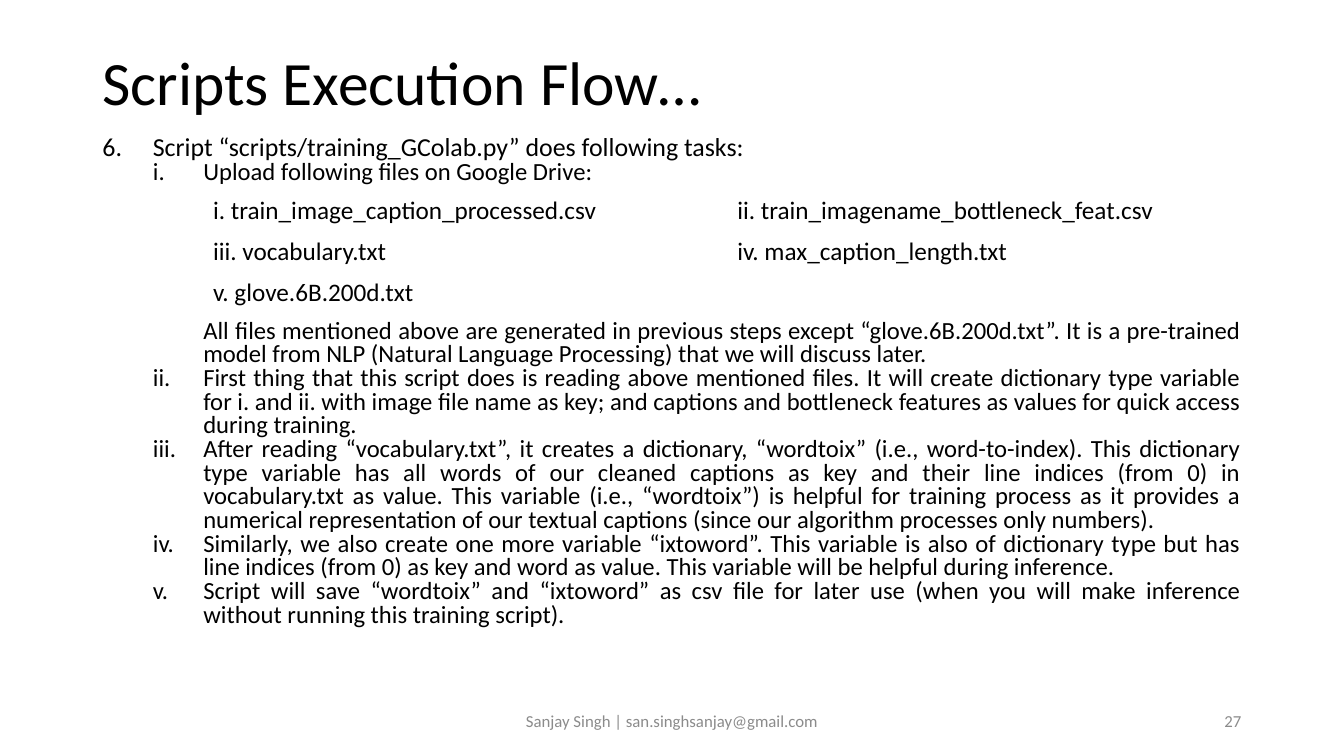
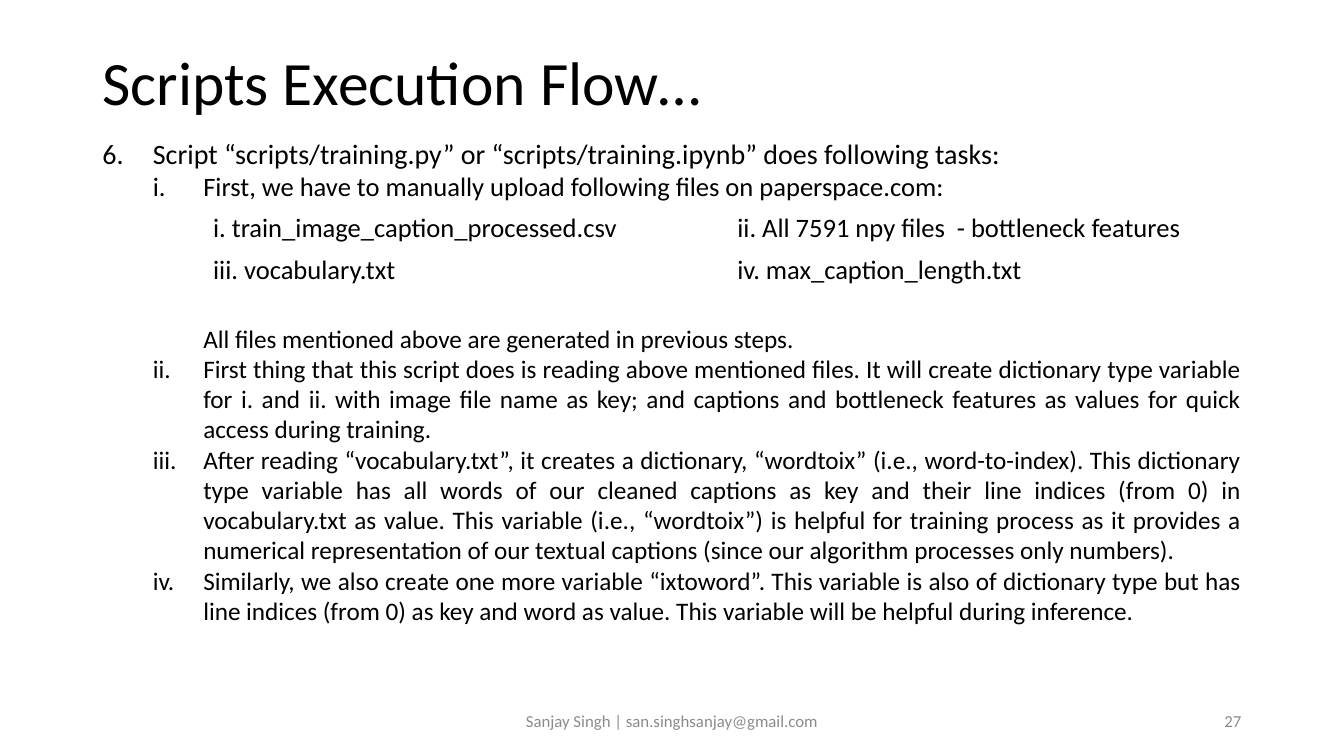
Before and after one commit to sansinghsanjay/Flickr8k_ImageCaptioning_AttentionMechanism, a slide deck: slide 27 of readme.pptx. Drawn at 1344x756 pixels with LibreOffice and Linux fonts; fonts in the diff are those of the drawing. Boxes give left, top, right and bottom in pixels: in the first picture for what was removed or moved away, otherwise in the second. Text is boxed around its words. In the diff, an @@ line names an element or a change of style, - is before the commit and + after.

```diff
--- a/readme.pptx
+++ b/readme.pptx
@@ text at (153, 144, 999, 353): text changed; size 17.6 to 20 pt @@
-6. Script “scripts/training_GColab.py” does following tasks:
-  i. Upload following files on Google Drive:
-    All files mentioned above are generated in previous steps except “glove.6B.200d.txt”. It is a pre-trained model from NLP (Natural Language Processing) that we will discuss later.
+6. Script “scripts/training.py” or “scripts/training.ipynb” does following tasks:
+  i. First, we have to manually upload following files on paperspace.com:
+    All files mentioned above are generated in previous steps.
@@ table at (203, 208, 1251, 291) @@
-row 1, column 2: ii. train_imagename_bottleneck_feat.csv
+row 1, column 2: ii. All 7591 npy files - bottleneck features
-row 3: v. glove.6B.200d.txt | 
@@ table: place and size @@
-table at (203, 191, 1251, 314)
+table at (203, 208, 1251, 291)
@@ text at (203, 360, 1241, 625): size 17.6 to 18 pt in "First thing that this script does is ...", "After reading “vocabulary.txt”, it creates a dictionary, ...", "Similarly, we also create one more variable ..."; line spacing 0.8 to 1 @@
@@ text at (203, 579, 1240, 628): paragraph removed @@
-  v. Script will save “wordtoix” and “ixtoword” as csv file for later use (when you will make inference without running this training script).
```
Also in this commit, not shown: 8 other slides changed, 7 other files.
